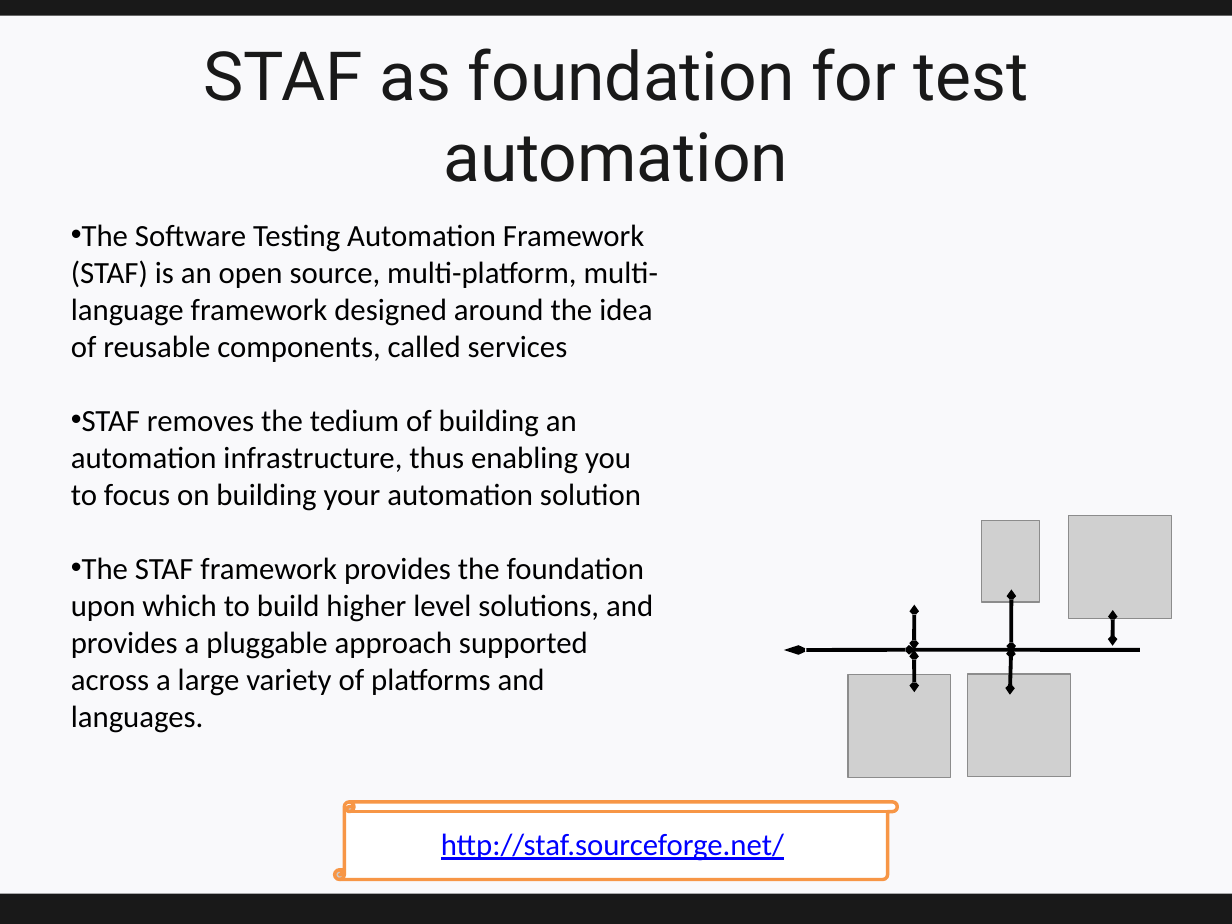
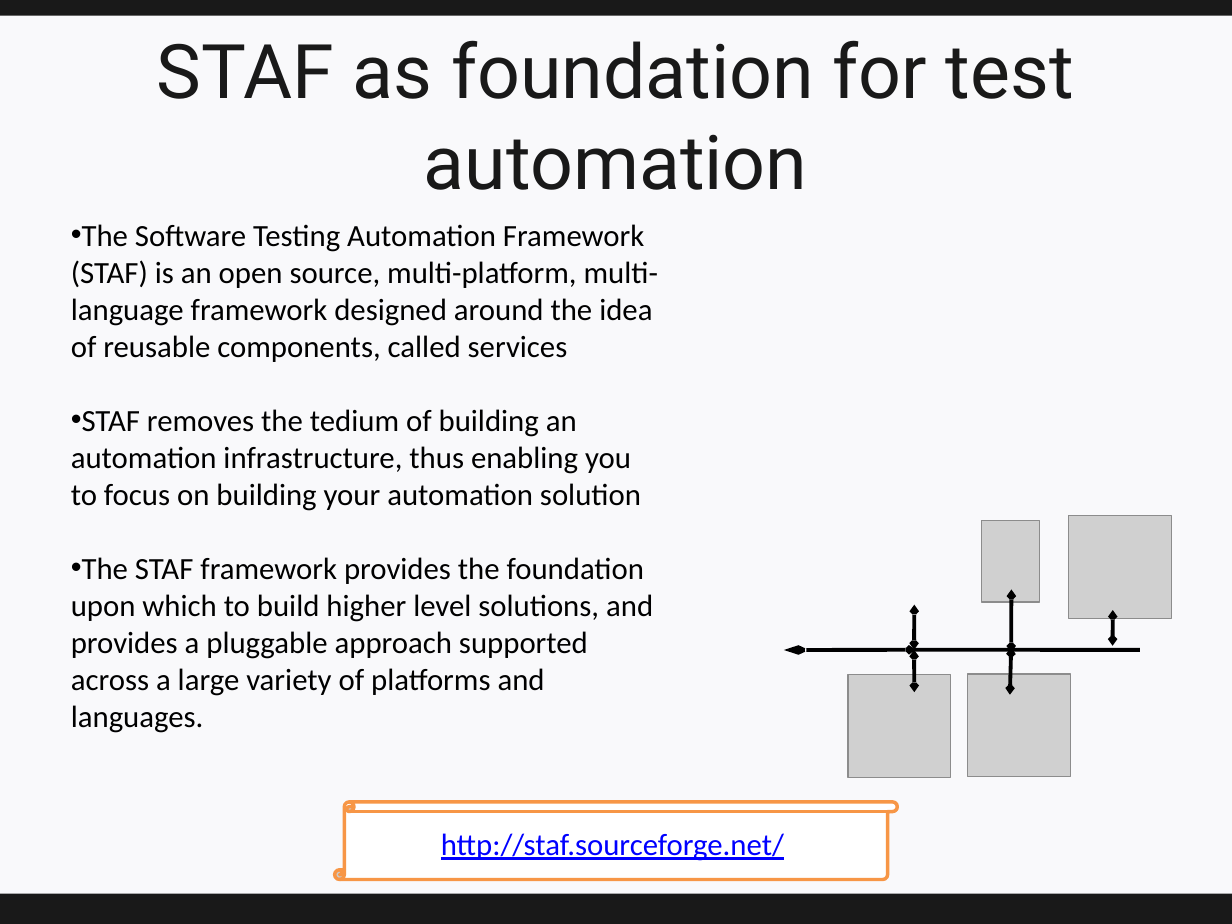
Before and after one commit to narsuman/software-testing-course, a slide deck: slide 4 of underwork/Course-topic-test-automation.pptx (slide 9 before the commit). Drawn at 1232x924 pixels with LibreOffice and Linux fonts; fonts in the diff are those of the drawing; grey boxes stand for pictures; background and template pictures are left out. Boxes give left, top, right and bottom in pixels: in the first picture for what was removed or moved away, otherwise in the second. Text is boxed around its words. In the diff, an @@ line names an element or a change of style, - is before the commit and + after.

```diff
--- a/underwork/Course-topic-test-automation.pptx
+++ b/underwork/Course-topic-test-automation.pptx
@@ title "STAF as foundation for test ..." at box(157, 40, 1074, 190): size 39.6 to 44 pt @@
```
Also in this commit, not shown: 3 other slides changed, 18 slides removed, 5 other files.
